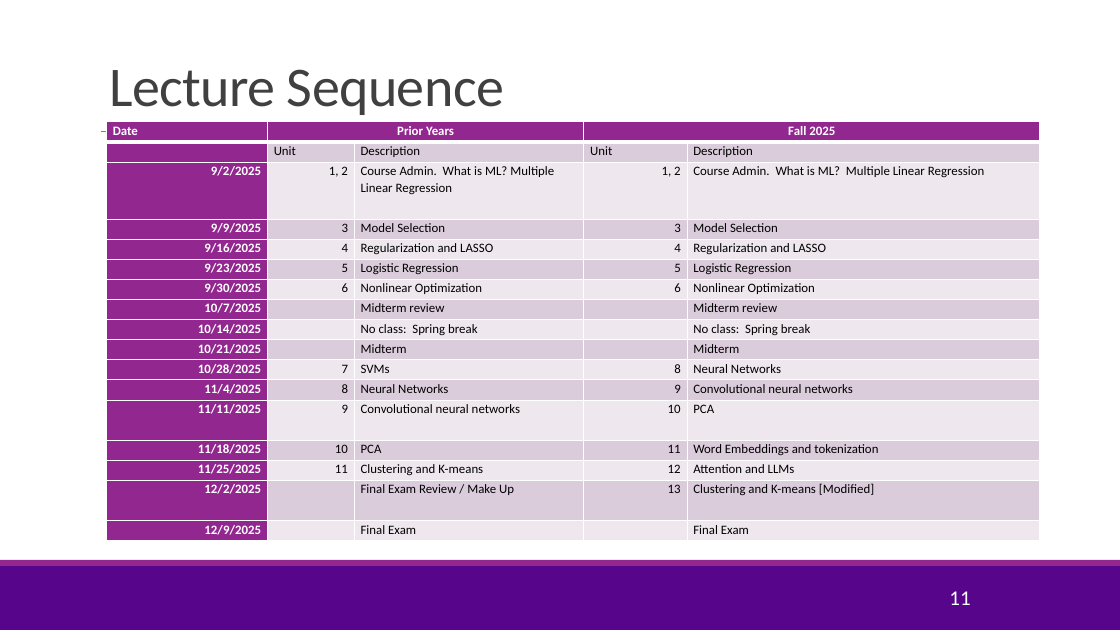
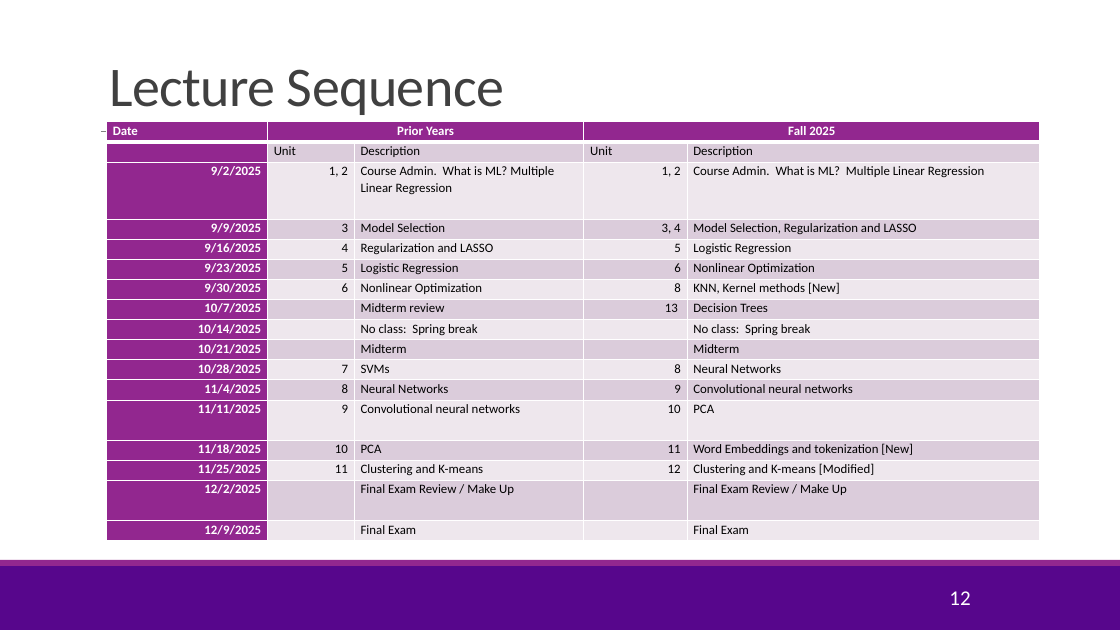
Before and after one commit to sdrangan/introml, a slide deck: slide 12 of lectures/CourseAdmin.pptx (slide 11 before the commit). Drawn at 1120x630 pixels with LibreOffice and Linux fonts; fonts in the diff are those of the drawing; background and template pictures are left out. Boxes give left, top, right and bottom in pixels: in the first picture for what was removed or moved away, otherwise in the second. Text is boxed around its words. In the diff, an @@ line names an element or a change of style, - is before the commit and + after.

Commit message:
Updated the course admin for the TAs and lecture sequence

```diff
--- a/lectures/CourseAdmin.pptx
+++ b/lectures/CourseAdmin.pptx
@@ table at (x1=107, y1=122, x2=1040, y2=541) @@
-row 4, column 4: 3
+row 4, column 4: 3, 4
-row 4, column 5: Model Selection
+row 4, column 5: Model Selection, Regularization and LASSO
-row 5, column 4: 4
+row 5, column 4: 5
-row 5, column 5: Regularization and LASSO
+row 5, column 5: Logistic Regression
-row 6, column 4: 5
+row 6, column 4: 6
-row 6, column 5: Logistic Regression
+row 6, column 5: Nonlinear Optimization
-row 7, column 4: 6
+row 7, column 4: 8
-row 7, column 5: Nonlinear Optimization
+row 7, column 5: KNN, Kernel methods [New]
-row 8, column 4: 
+row 8, column 4: 13
-row 8, column 5: Midterm review
+row 8, column 5: Decision Trees
-row 14, column 5: Word Embeddings and tokenization
+row 14, column 5: Word Embeddings and tokenization [New]
-row 15, column 5: Attention and LLMs
+row 15, column 5: Clustering and K-means [Modified]
-row 16, column 4: 13
+row 16, column 4: 
-row 16, column 5: Clustering and K-means [Modified]
+row 16, column 5: Final Exam Review / Make Up
@@ page number at (x1=949, y1=591, x2=970, y2=605): text changed @@
-11
+12
```
Also in this commit, not shown: 1 other slide changed, 1 slide added, 1 other file.
